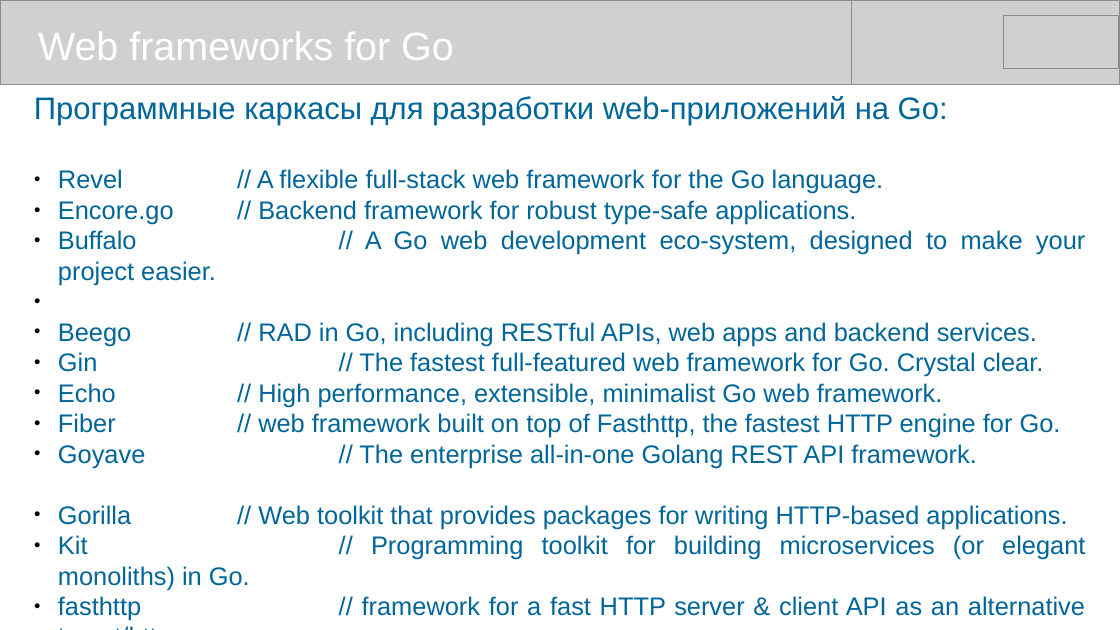
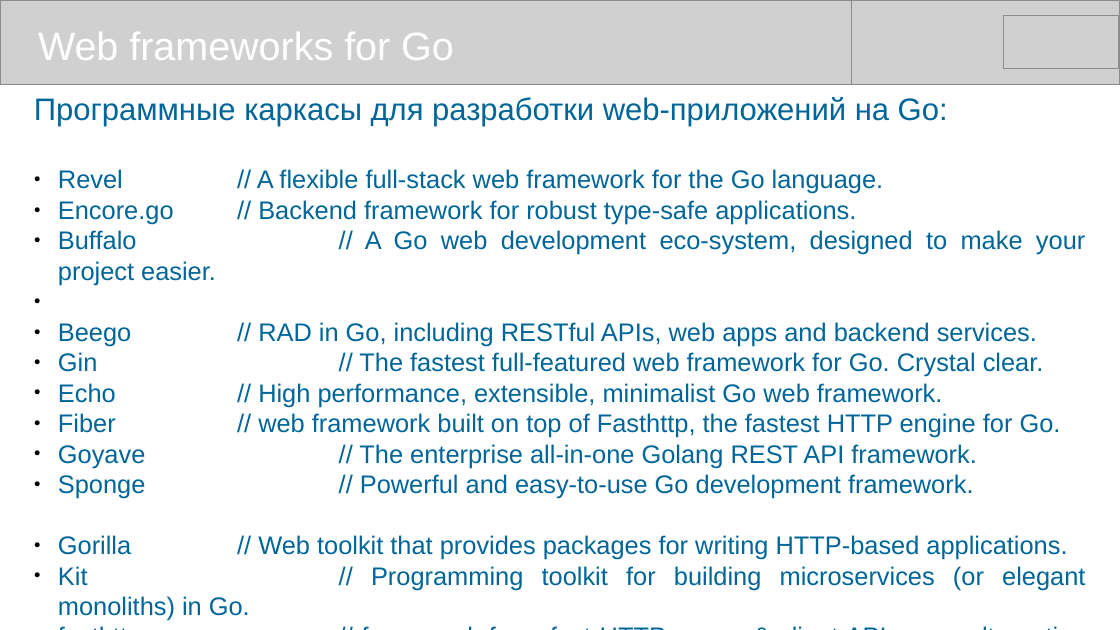
Before and after one commit to mike-shock/Go_language, a slide deck: slide 50 of tutorial/Go_Intro.odp. Drawn at 1120x630 pixels with LibreOffice and Linux fonts; fonts in the diff are those of the drawing; grey boxes stand for pictures. Boxes give left, top, right and bottom in pixels: in the first picture for what was removed or moved away, otherwise in the second. Text is boxed around its words. In the diff, an @@ line names an element or a change of style, - is before the commit and + after.

```diff
--- a/tutorial/Go_Intro.odp
+++ b/tutorial/Go_Intro.odp
@@ text at (360,474,973,499): paragraph added @@
+● Sponge // Powerful and easy-to-use Go development framework.
```
Also in this commit, not shown: 2 other files.
